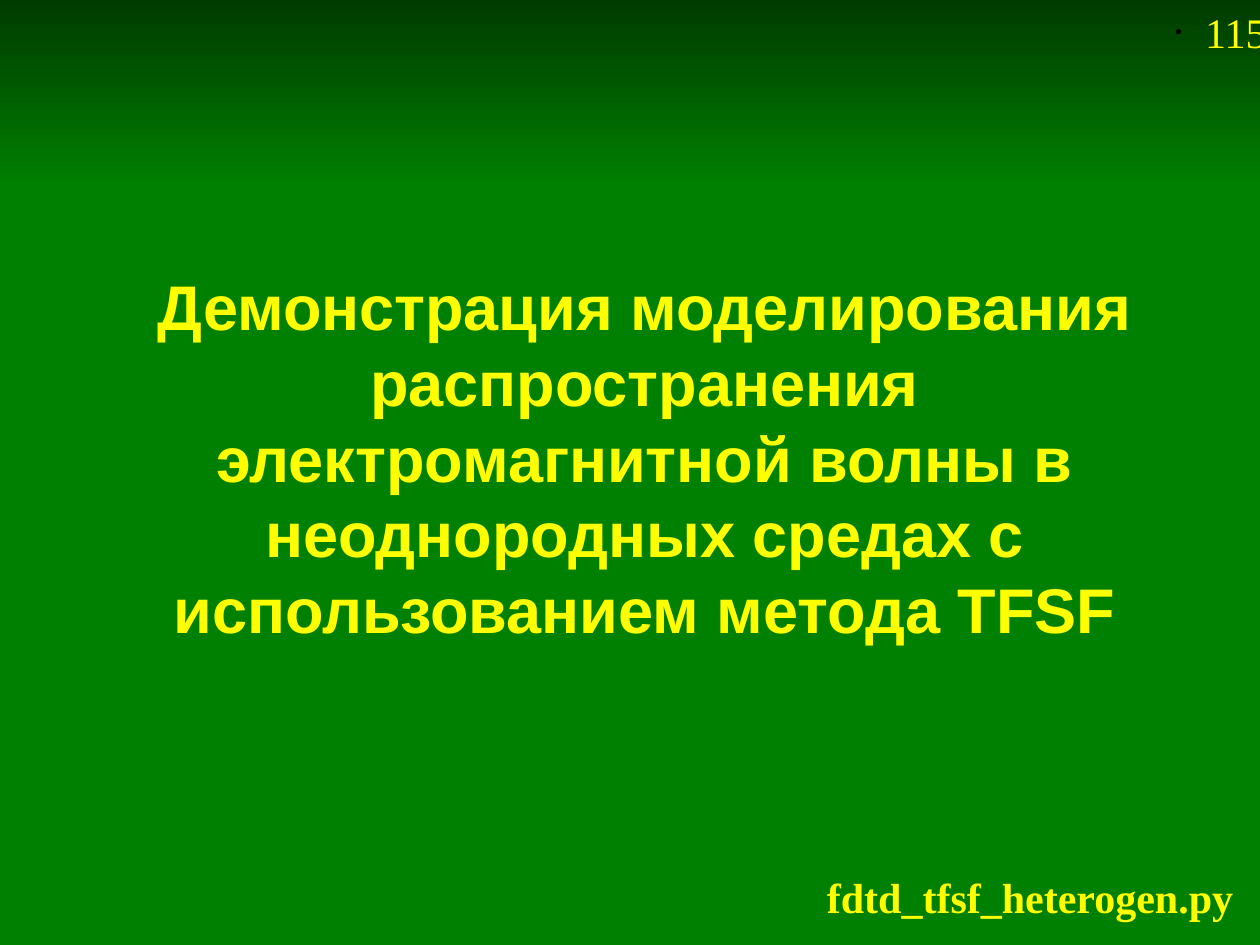
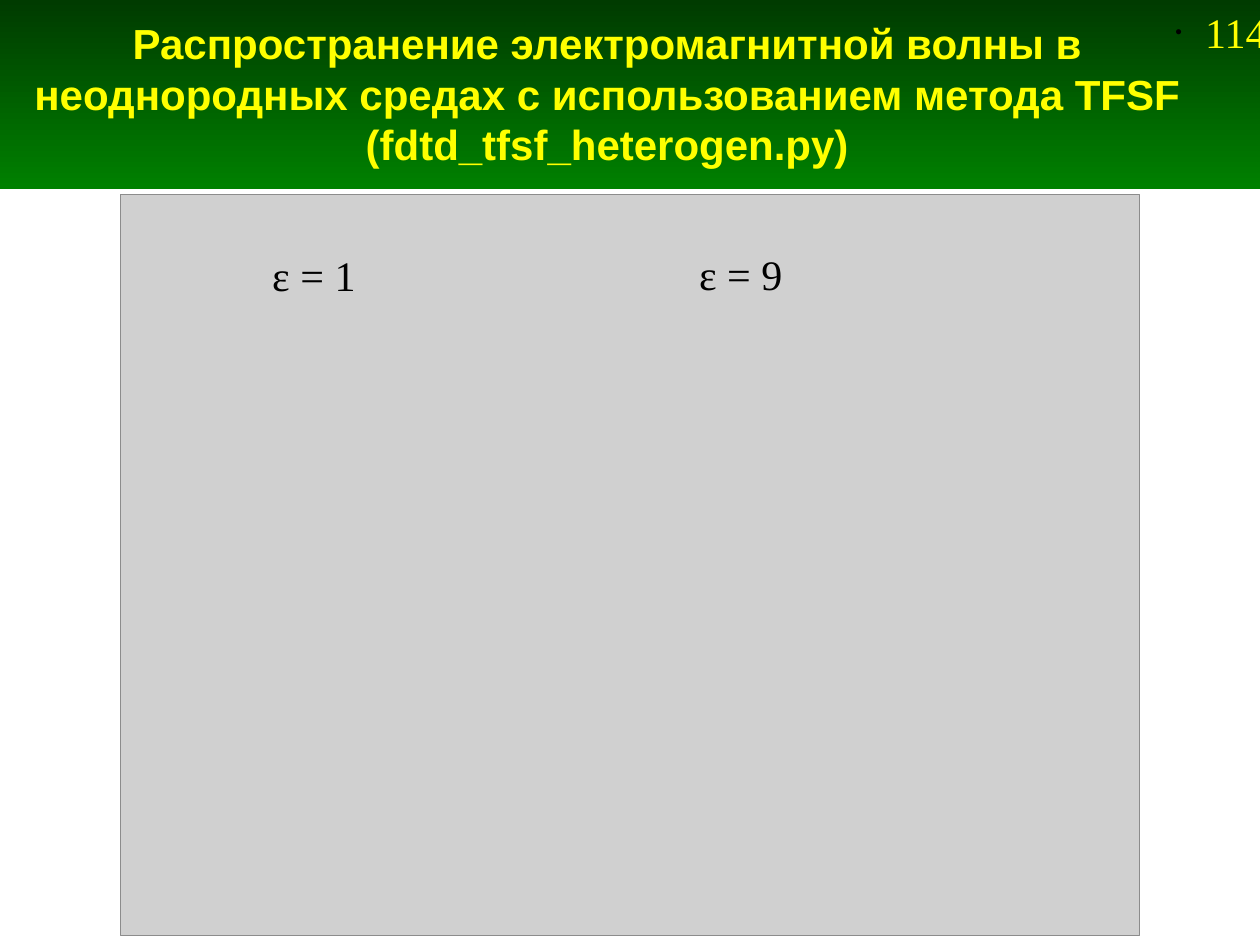
Before and after one commit to andris0147sv/modelling, a slide deck: slide 114 of presentations/2. FDTD.odp (slide 115 before the commit). Drawn at 1260x945 pixels with LibreOffice and Linux fonts; fonts in the diff are those of the drawing; grey boxes stand for pictures. Boxes give left, top, right and bottom in pixels: in the first picture for what was removed or moved away, otherwise in the second. Text is boxed around its words. In the diff, an @@ line names an element or a change of style, - is before the commit and + after.

```diff
--- a/presentations/2. FDTD.odp
+++ b/presentations/2. FDTD.odp
@@ title at (34,27,1180,169): text changed; size 36 to 24 pt @@
-Демонстрация моделирования распространения электромагнитной волны в неоднородных средах с использованием метода TFSF
+Распространение электромагнитной волны в неоднородных средах с использованием метода TFSF
+(fdtd_tfsf_heterogen.py)
@@ page number at (1205,20,1260,48): text changed @@
-• 115
+• 114
@@ rectangle removed at (0,184,1260,945) @@
@@ picture added at (121,194,1140,936) @@
@@ text added at (272,263,356,292), 24 pt, text #000000 @@
+ε = 1
@@ text added at (699,262,782,291), 24 pt, text #000000 @@
+ε = 9
@@ text removed at (827,883,1233,922) @@
-fdtd_tfsf_heterogen.py
```
Also in this commit, not shown: 3 other slides changed, 5 slides added, 3 slides removed, 11 other files.
